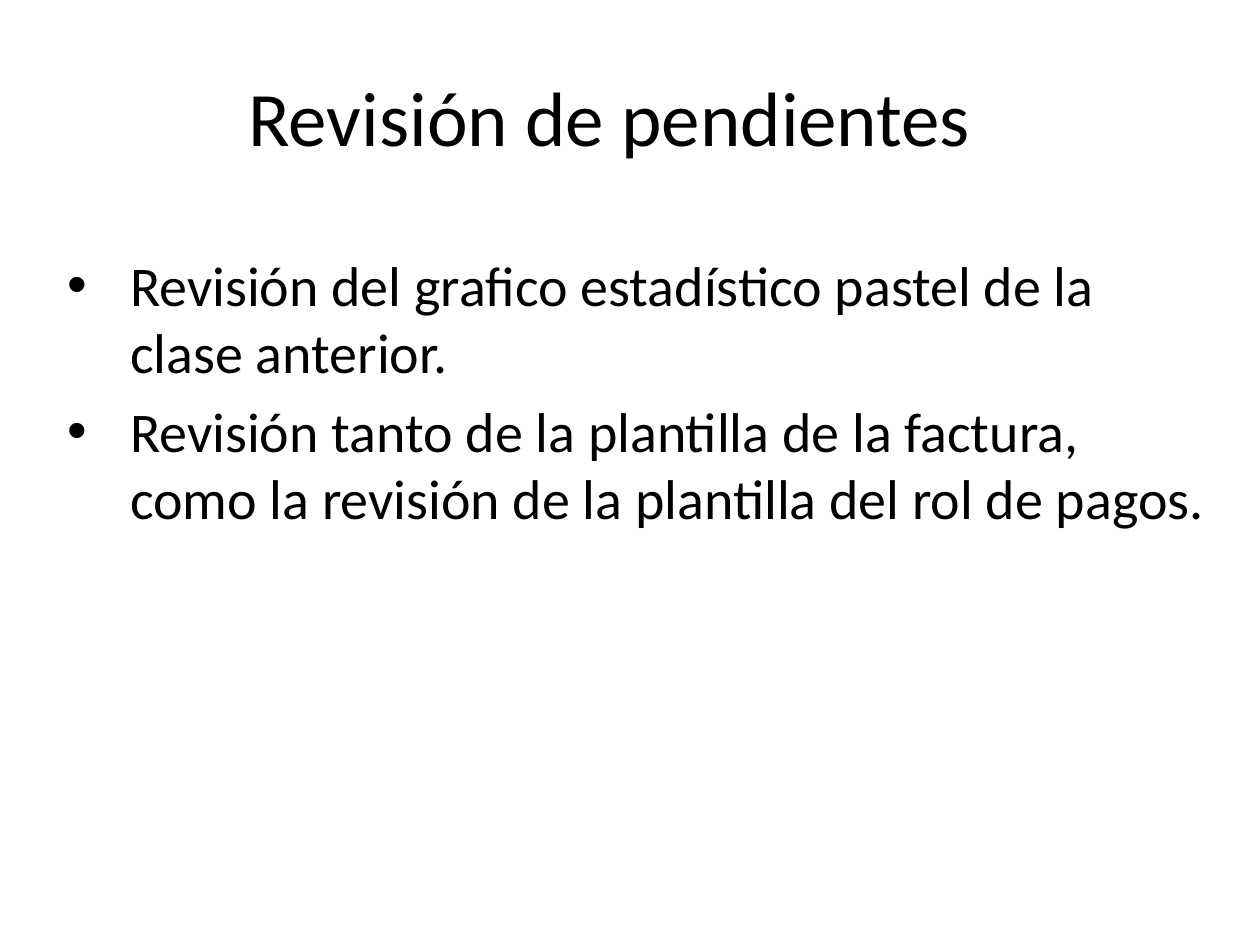
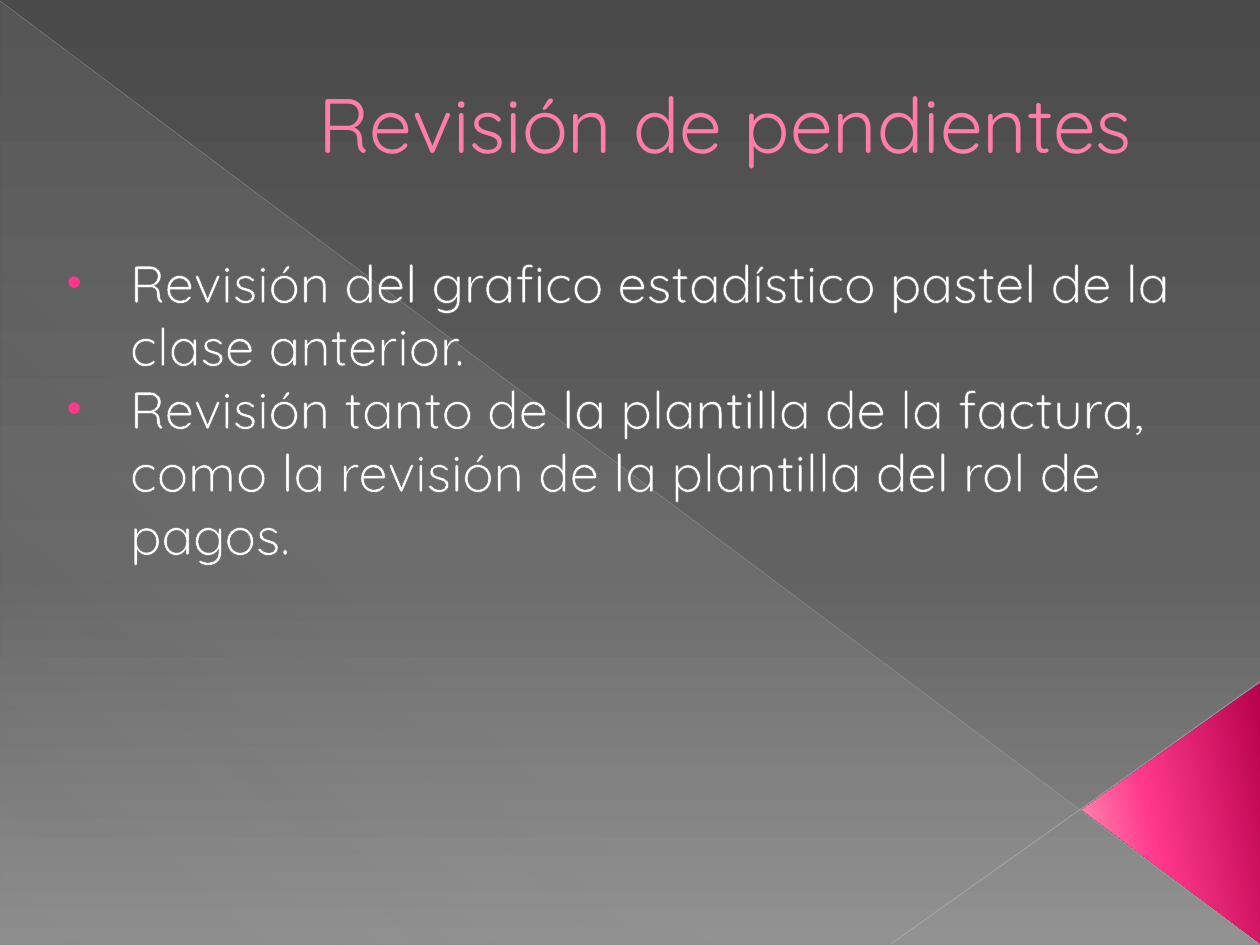
Before and after one commit to kleberloayzacastro/universidad, a slide deck: slide 1 of 2015-2016/clases/informatica_aplicada/clase_4/clase_4.pptx. Drawn at 1260x945 pixels with LibreOffice and Linux fonts; fonts in the diff are those of the drawing. Boxes give left, top, right and bottom in pixels: in the first picture for what was removed or moved away, otherwise in the second. Text is boxed around its words. In the diff, an @@ line names an element or a change of style, - is before the commit and + after.

Commit message:
se termino clase aplicadas 2

```diff
--- a/2015-2016/clases/informatica_aplicada/clase_4/clase_4.pptx
+++ b/2015-2016/clases/informatica_aplicada/clase_4/clase_4.pptx
@@ background #FFFFFF to gradient #4A4A4A to #626262 to #8C8C8C @@
@@ line added from (0, 1) to (1259, 944), #BFBFBF 0.39 pt @@
@@ right triangle added at box(1, 3, 1259, 945), fill gradient #D2D2D2 @@
@@ title "Revisión de pendientes" at box(319, 96, 1132, 169): font Calibri to Quicksand, text colour #000000 to #FF7DA7, letter outline none to #B12761 0.5 pt; alignment centre to right; indent changed; vertical alignment middle to bottom @@
@@ subtitle "Revisión del grafico estadístico pastel ..." at box(130, 264, 1170, 565): size 32 to 30 pt, font Calibri to Quicksand, text colour #000000 to #FFFFFF, letter outline none to #666666 0.75 pt; less space between paragraphs @@
@@ line added from (1260, 682) to (891, 944), #C6C6C6 0.47 pt @@
@@ triangle added at box(1082, 684, 1260, 944), fill gradient #B8014E to #FF388C to #FF9CB9 @@
```
Also in this commit, not shown: 7 other slides changed, 1 slide added, 9 other files.
